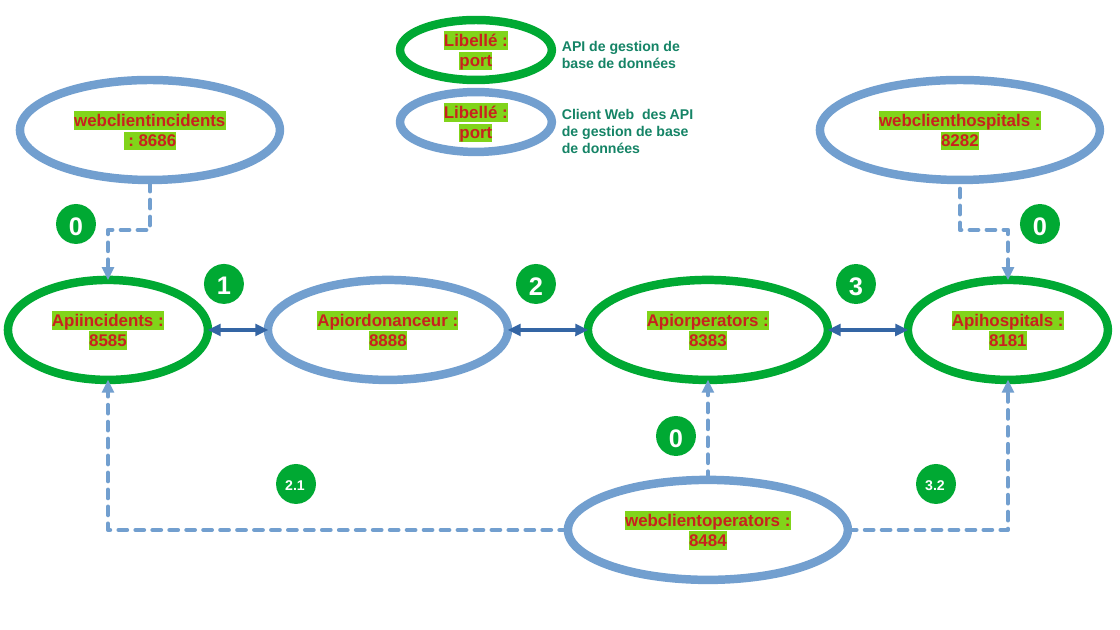
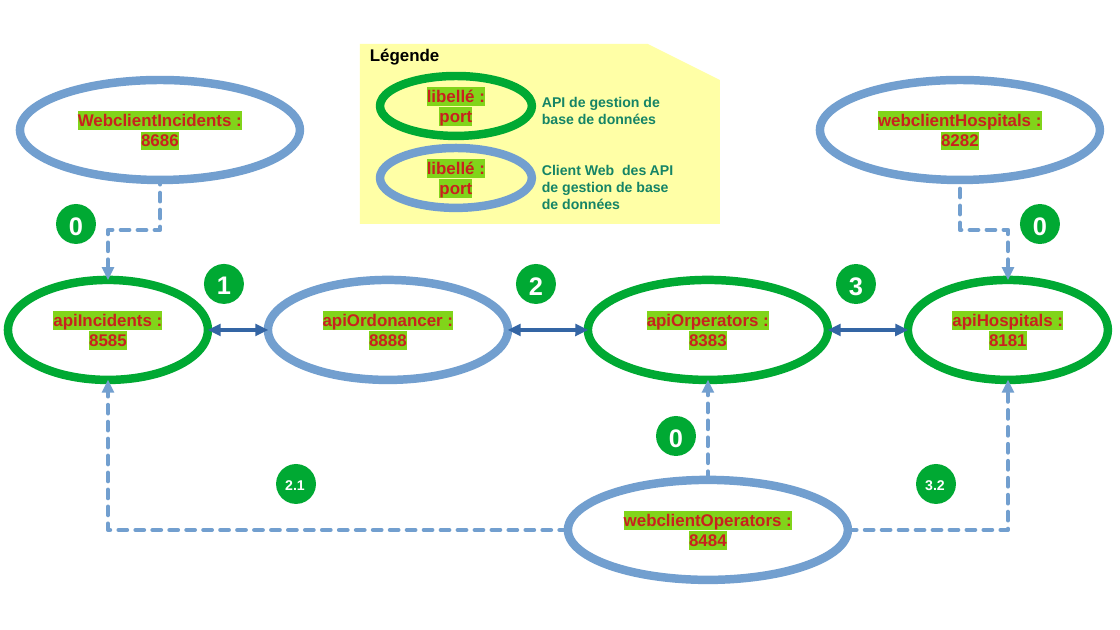
Before and after one commit to gattardm/P11, a slide deck: slide 22 of Sources/doc/diagrammes.odp (slide 21 before the commit). Drawn at 1120x630 pixels with LibreOffice and Linux fonts; fonts in the diff are those of the drawing. Boxes give left, top, right and bottom in pixels: in the first picture for what was removed or moved away, otherwise in the second. Text is boxed around its words. In the diff, an @@ line names an element or a change of style, - is before the commit and + after.

```diff
--- a/Sources/doc/diagrammes.odp
+++ b/Sources/doc/diagrammes.odp
@@ flow chart punched card added at (360,44,720,224), fill #FFFFA6 @@
@@ text added at (370,48,439,65), 12 pt, text #000000, bold @@
+Légende
@@ ellipse "WebclientIncidents : 8686": place and size @@
-ellipse "WebclientIncidents : 8686" at (20,80,281,180)
+ellipse "WebclientIncidents : 8686" at (20,80,301,180)
@@ ellipse "libellé : port": place and size @@
-ellipse "libellé : port" at (400,92,553,152)
+ellipse "libellé : port" at (380,76,533,136)
@@ ellipse "libellé : port" at (380,76,533,136): outline #729FCF 6.01 pt to #00A933 6.01 pt @@
@@ text in ellipse at (427,89,475,127): text changed @@
-Libellé : port
+libellé : port
@@ text "API de gestion de base ...": place and size @@
-text "API de gestion de base ..." at (562,40,679,68)
+text "API de gestion de base ..." at (542,96,659,124)
@@ text in ellipse at (78,113,232,151): text changed @@
-webclientincidents : 8686
+WebclientIncidents :
+8686
@@ text in ellipse at (878,113,1031,151): text changed @@
-webclienthospitals : 8282
+webclientHospitals : 8282
@@ ellipse "libellé : port": place and size @@
-ellipse "libellé : port" at (400,20,553,80)
+ellipse "libellé : port" at (380,148,533,208)
@@ ellipse "libellé : port" at (380,148,533,208): outline #00A933 6.01 pt to #729FCF 6.01 pt @@
@@ text in ellipse at (427,161,475,199): text changed @@
-Libellé : port
+libellé : port
@@ text "Client Web des API de ...": place and size @@
-text "Client Web des API de ..." at (562,108,693,153)
+text "Client Web des API de ..." at (542,164,673,209)
@@ elbow arrow moved from (108, 281) - (150, 180) to (108, 281) - (160, 180) @@
@@ text in ellipse at (53,313,152,351): text changed @@
-Apiincidents : 8585
+apiIncidents : 8585
@@ text in ellipse at (323,313,443,351): text changed @@
-Apiordonanceur : 8888
+apiOrdonancer : 8888
@@ text in ellipse at (647,313,759,351): text changed @@
-Apiorperators : 8383
+apiOrperators : 8383
@@ text in ellipse at (952,313,1052,351): text changed @@
-Apihospitals : 8181
+apiHospitals : 8181
@@ text in ellipse at (624,513,782,551): text changed @@
-webclientoperators : 8484
+webclientOperators : 8484
```
Also in this commit, not shown: 2 other slides changed, 2 slides added, 28 other files.
